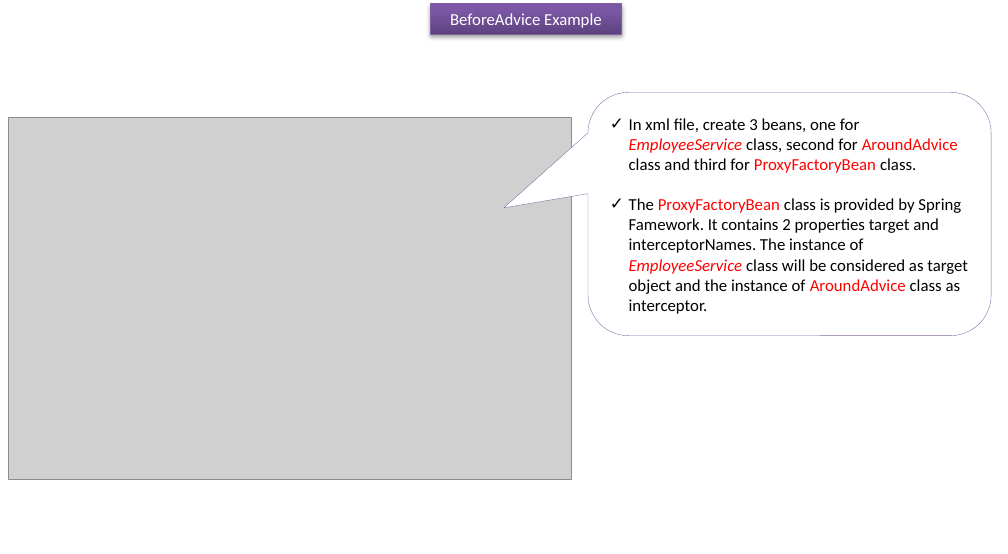
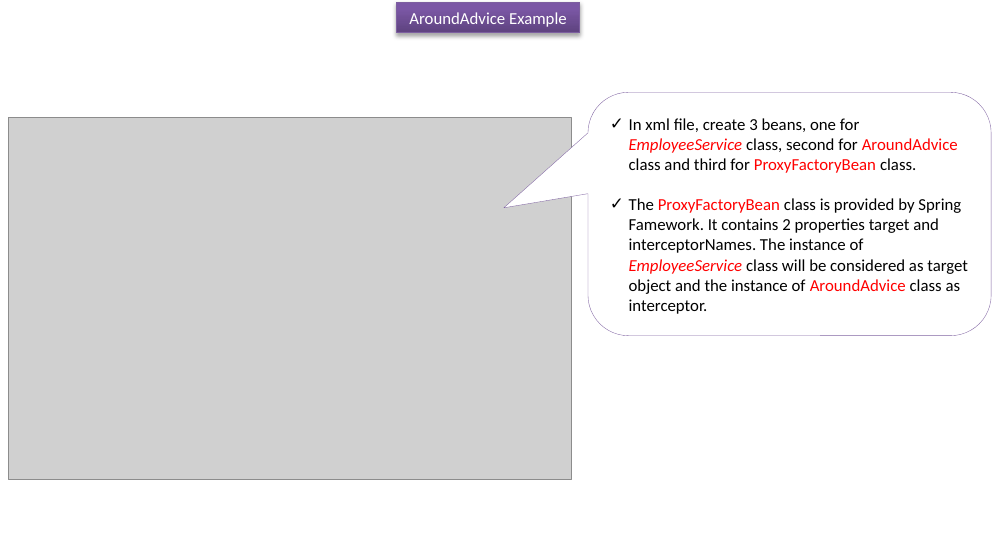
Before and after one commit to ramram43210/javaee, a slide deck: slide 2 of Later/Spring/9_AOP/6/AOP_AroundAdvice Example.pptx. Drawn at 1008x554 pixels with LibreOffice and Linux fonts; fonts in the diff are those of the drawing; grey boxes stand for pictures. Boxes give left, top, right and bottom in pixels: in the first picture for what was removed or moved away, otherwise in the second. Text is boxed around its words. In the diff, an @@ line names an element or a change of style, - is before the commit and + after.

```diff
--- a/Later/Spring/9_AOP/6/AOP_AroundAdvice Example.pptx
+++ b/Later/Spring/9_AOP/6/AOP_AroundAdvice Example.pptx
@@ rectangle "AroundAdvice Example": place and size @@
-rectangle "AroundAdvice Example" at box(430, 4, 622, 34)
+rectangle "AroundAdvice Example" at box(397, 2, 580, 32)
@@ text in rectangle at box(409, 12, 567, 27): text changed @@
-BeforeAdvice Example
+AroundAdvice Example
```
Also in this commit, not shown: 1 other slide changed, 2 other files.
